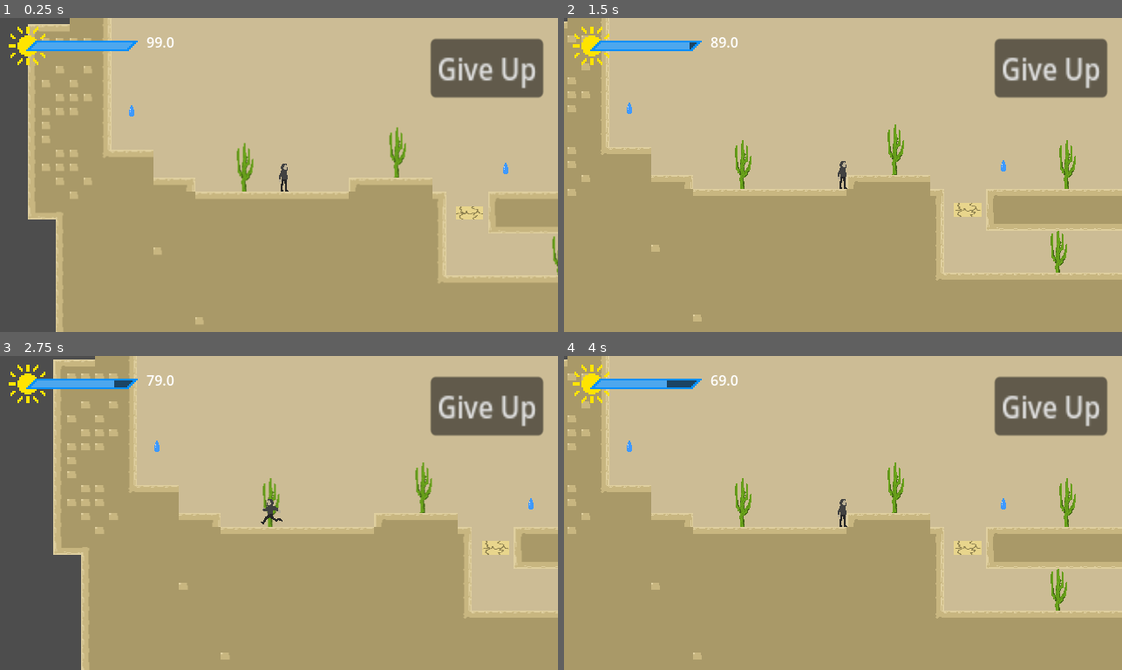
Above: before the commit, frames 1-4 (two rows, left to right).
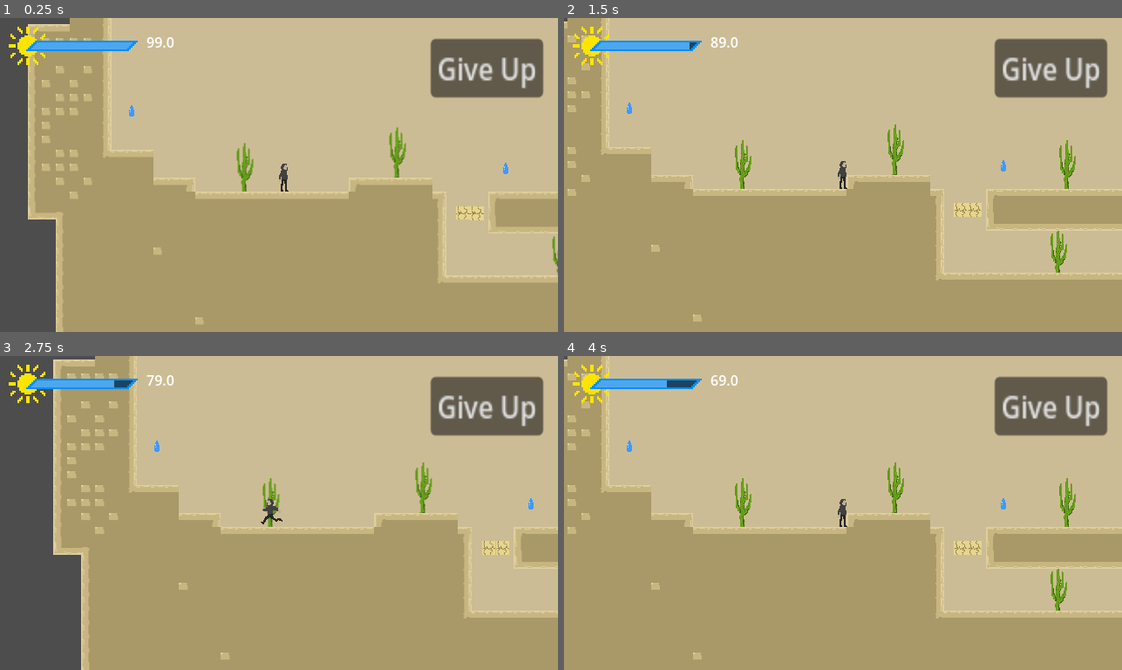
Above: after the commit, the same moments.

Repository: Aterlone/MasseyGameJam
Game: Godot game, scene res://main.tscn
Two runs of this game, one before a commit and one after it. Both use one fixed random seed, a clock stepped at 60 frames per second and the inputs below.
Inputs:
- Up to frame 1 (0.25 s): no input
- Up to frame 2 (1.5 s): tap Enter (ui_accept) at 0.5, 0.77 s; hold Right (ui_right) from 0.53 s (still down)
- Up to frame 3 (2.75 s): tap Enter (ui_accept) at 1.52 s; release Right (ui_right) at 2.03 s; hold Left (ui_left) from 2.03 s (still down)
- Up to frame 4 (4 s): release Left (ui_left) at 2.78 s; hold Right (ui_right) from 2.78 s (still down); tap Enter (ui_accept) at 3.02, 3.77 s

The runs differ from the first frame. In frame 1, less than 0.1% of the frame differs, in the area x 81-87%, y 60-65%; in frame 2, less than 0.1%; in frame 3, less than 0.1%, in the area x 86-92%, y 58-64%; in frame 4, less than 0.1%.

Commit message:
Changed collapsing platform texture

Diff:
--- a/Misc/collapsPlatform.tscn
+++ b/Misc/collapsPlatform.tscn
@@ -14,7 +14,14 @@
 [node name="StaticBody2D" type="StaticBody2D" parent="."]
 scale = Vector2(0.66, 0.33)
 
+[node name="Sprite2D2" type="Sprite2D" parent="StaticBody2D"]
+position = Vector2(12.2424, 0.243036)
+scale = Vector2(0.5, 1.01013)
+texture = ExtResource("1_jjcuo")
+
 [node name="Sprite2D" type="Sprite2D" parent="StaticBody2D"]
+position = Vector2(-12, 0.121212)
+scale = Vector2(0.5, 1.00505)
 texture = ExtResource("1_jjcuo")
 
 [node name="CollisionShape2D" type="CollisionShape2D" parent="StaticBody2D"]
Not shown, added: Misc/.DS_Store
